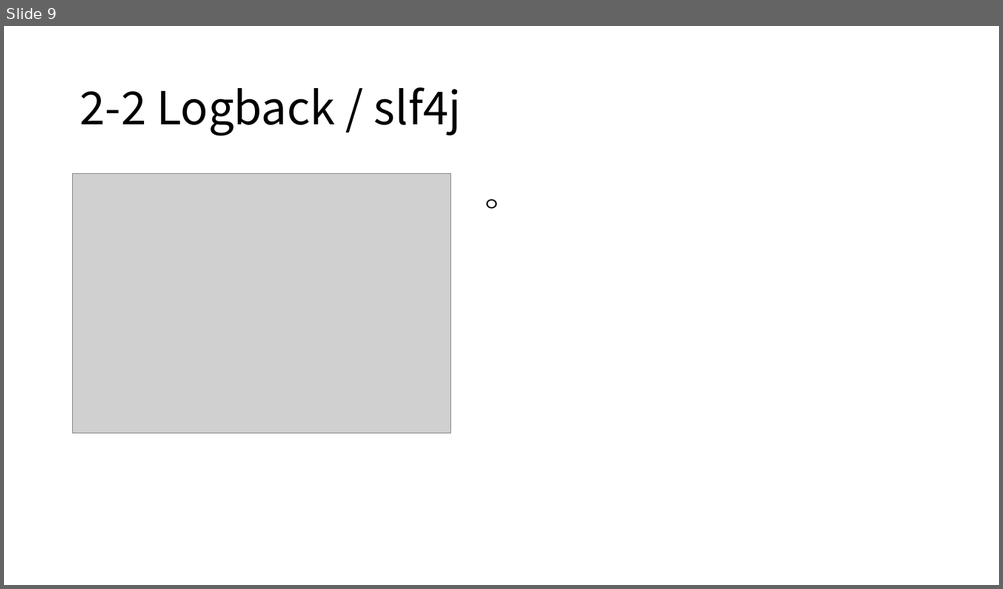
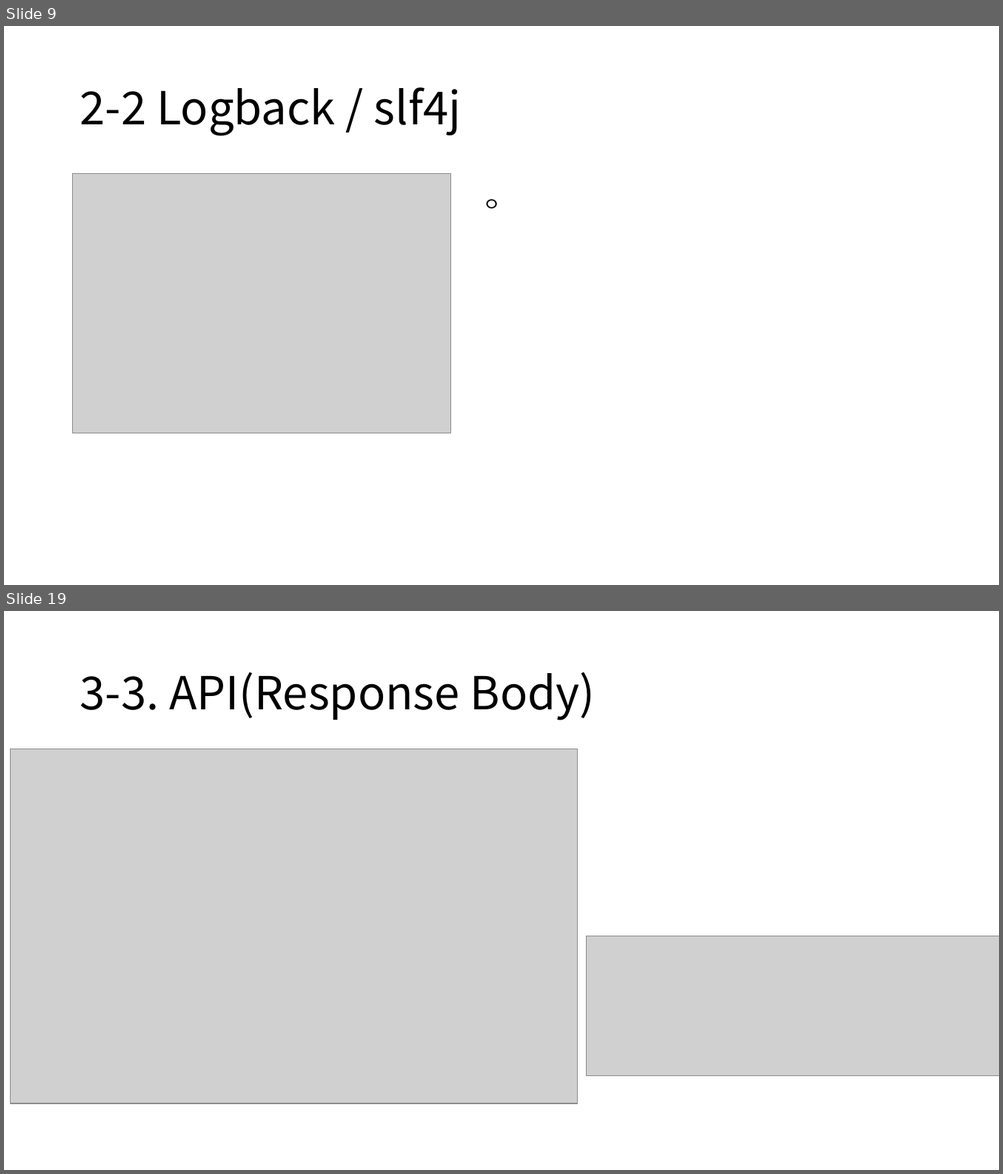
Before and after one commit to rkadbwkd/Spring-basic, a slide deck: Spring-basic.pptx. Shown one above the other, each under a label of ours: slide 9 before the commit, slides 9 and 19 after it; the slides between them are not shown. The pictures are 1003x589 and 1003x1174 pixels, drawn with LibreOffice and Linux fonts; fonts in the diff are those of the drawing; grey boxes stand for pictures. Boxes give left, top, right and bottom in pixels: in the first picture for what was removed or moved away, otherwise in the second. Text is boxed around its words. In the diff, an @@ line names an element or a change of style, - is before the commit and + after.

```diff
--- a/Spring-basic.pptx
+++ b/Spring-basic.pptx
@@ slide 19 added at <box>4,611,999,1170</box>, background #FFFFFF @@
@@ title added at <box>79,672,595,721</box>, 44 pt, text #000000 @@
+3-3. API(Response Body)
@@ picture added at <box>11,749,578,1104</box> @@
@@ picture added at <box>586,937,999,1076</box> @@
```
Also in this commit, not shown: 1 slide changed, 9 other slides added, 3 other files.
